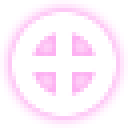
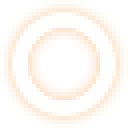
Comparing the layer stacks of the two 128 x 128 images. Changes:
pixels changed over <box>0,0,128,128</box> (layer not identified)
